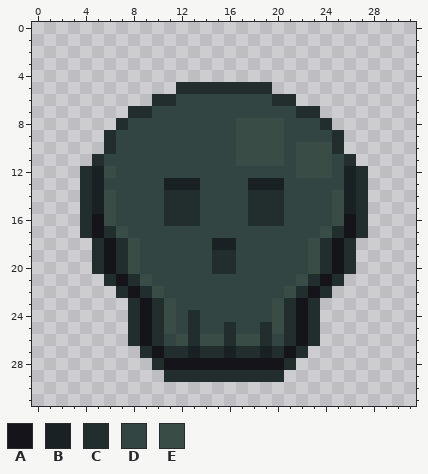
One commit to this pixel-art sprite: Cthulhu Clicker.gmx/sprites/images/spr_clicker_1.png. This is how it looked before the edit.
The file is 32x32 pixels. Colours within 5 levels of each other are drawn and written as one.
Palette (. is transparent): A #14141a  B #1a2124  C #222e2d  D #334542  E #394d46
The same view after the edit:
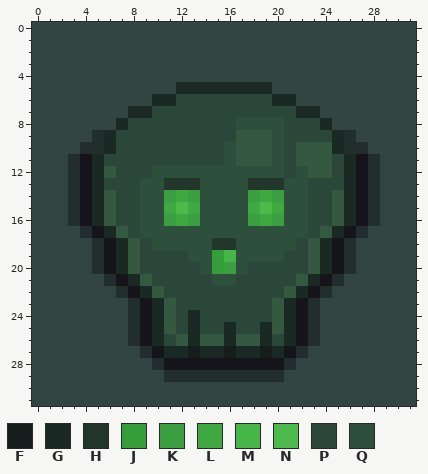
Colours new in this view: F #151e1d  G #1b2924  H #22362c  J #369d3b  K #3c9f41  L #3fa841  M #47b648  N #4dbb4b  P #2b4739  Q #2f4f3d
Difference:
colour E: #394d46 -> #355940
Changed rows in their new state; - is a pixel that keeps its letter.
first column x 0:
 0 DDDDDDDDDDDDDDDDDDDDDDDDDDDDDDDD
 1 DDDDDDDDDDDDDDDDDDDDDDDDDDDDDDDD
 2 DDDDDDDDDDDDDDDDDDDDDDDDDDDDDDDD
 3 DDDDDDDDDDDDDDDDDDDDDDDDDDDDDDDD
 4 DDDDDDDDDDDDDDDDDDDDDDDDDDDDDDDD
 5 DDDDDDDDDDDDGGGGGGGGDDDDDDDDDDDD
 6 DDDDDDDDDDGGPPPPPPPPGGDDDDDDDDDD
 7 DDDDDDDDGGPPPPPPPPPPPPGGDDDDDDDD
 8 DDDDDDDGPPPPPPPPPQQQQPPPGDDDDDDD
 9 DDDDDCGPPPPPPPPPP---QPPPPGCDDDDD
10 DDDDCCGPPPPPPPPPQ---QP---GCCDDDD
11 DDDCAGPPPPPPPPPPQ---QP---PGACDDD
12 DDDCAG-PPPQQQQQQQQQQQPQ--PGACDDD
13 DDDCAGPPPQQHHHQQQQHHHQQPPPGACDDD
14 DDDCAG-PPQQKLKQQQQKLKQQPP-GACDDD
15 DDDCAG-PPQQLNLQQQQLNLQQPP-GACDDD
16 DDDCAG-PPQQKLKQQQQKLKQQPP-GACDDD
17 DDDD--G-PQQQQQQQQQQQQQQP-G--DDDD
18 DDDDD--G-PQQQQQHHQQQQQP-G--DDDDD
19 DDDDD--G-PPPPQQJMQQQQPP-G--DDDDD
20 DDDDD--G-PPPPPQJKQPPPPP-G--DDDDD
21 DDDDDD--G-PPPPPQQPPPPP-G--DDDDDD
22 DDDDDDD--G-PPPPPPPPPP-G--DDDDDDD
23 DDDDDDDD--G-PPPPPPPP-G--DDDDDDDD
24 DDDDDDDD--G-PGPPPPPP-G--DDDDDDDD
25 DDDDDDDD--G-PGPPGPPG-G--DDDDDDDD
26 DDDDDDDD--GP-G--G--GPG--DDDDDDDD
27 DDDDDDDDD--GGFGGFGGFG--DDDDDDDDD
28 DDDDDDDDDD------------DDDDDDDDDD
29 DDDDDDDDDDD----------DDDDDDDDDDD
30 DDDDDDDDDDDDDDDDDDDDDDDDDDDDDDDD
31 DDDDDDDDDDDDDDDDDDDDDDDDDDDDDDDD
